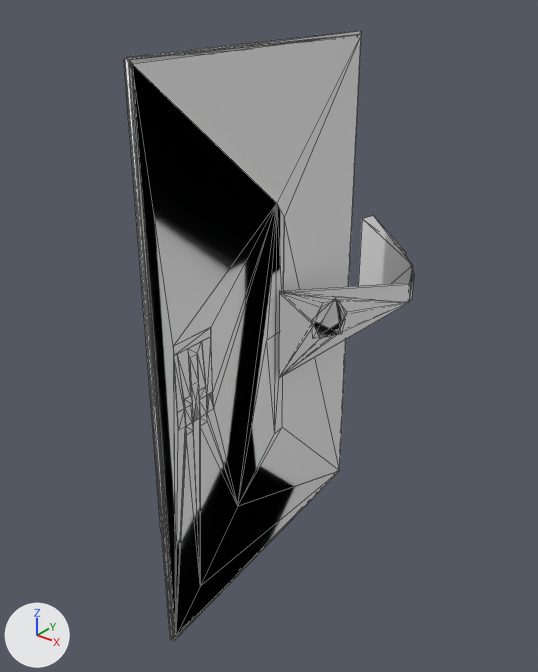
The OBJ model datasets/ModelNet9/monitor/test/monitor_0467.obj, before and after one commit.
Before and after are seen from a 50 mm lens placed at (0.748, -1.008, 0.593), pointed at (-0.032, -0.033, -0.012). Arrows for +X, +Y and +Z are at lower left; the lights stay in place. Mesh edges are drawn as thin lines. Where no turn or scale is listed for an object, it has been applied to the vertices. Vertices at the same position are counted once.

Before the edit, the objects in view are built like this:
```python
me_monitor_0467 = bpy.data.meshes.new('monitor_0467')
me_monitor_0467.from_pydata(...)  # 485 vertices, 252 faces, 353 loose edges; spans x -0.085..0.085, y -0.354..0.354, z -0.5..0.5
ob_monitor_0467 = bpy.data.objects.new('monitor_0467', me_monitor_0467)
ob_monitor_0467.location = (0.0, 0.0, 0.0)
```
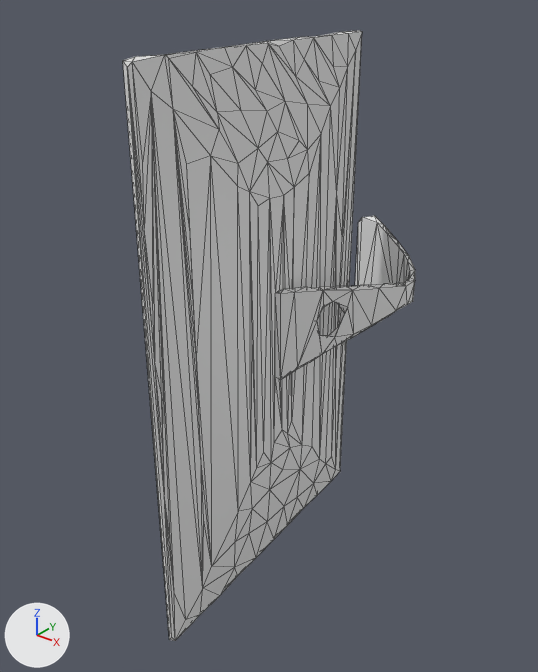
Location of each change, [x1, y1, x2, y2] in pixels of the pictures (538 x 672 px):
'monitor_0467', reshaped: before [124, 31, 414, 642]; after [123, 30, 415, 641]
part 1 of me_monitor_0467, rebuilt (27% wider): before [132, 34, 361, 636]; after [123, 30, 415, 641]
part 2 of me_monitor_0467, deleted: before [124, 31, 414, 642]

Patch to the scene script:
```diff
--- a/datasets/ModelNet9/monitor/test/monitor_0467.obj.py
+++ b/datasets/ModelNet9/monitor/test/monitor_0467.obj.py
@@ me_monitor_0467 @@
 # used by ob_monitor_0467; location = (0.0, 0.0, 0.0)
-me_monitor_0467.from_pydata(...)  # 485 vertices, 252 faces, 353 loose edges; spans x -0.085..0.085, y -0.354..0.354, z -0.5..0.5
+me_monitor_0467.from_pydata(...)  # 250 vertices, 500 faces; spans x -0.086..0.087, y -0.354..0.355, z -0.5..0.5
+# me_monitor_0467 part 1: the loose piece of 69 vertices spanning x -0.05..0.0, y -0.346..0.263, z -0.493..0.493 is rebuilt with 250 vertices and now spans x -0.086..0.087, y -0.354..0.355, z -0.5..0.5
+# me_monitor_0467 part 2: 20 loose pieces with 197 vertices, spanning x -0.081..0.085, y -0.354..0.354, z -0.5..0.5, are deleted
```
